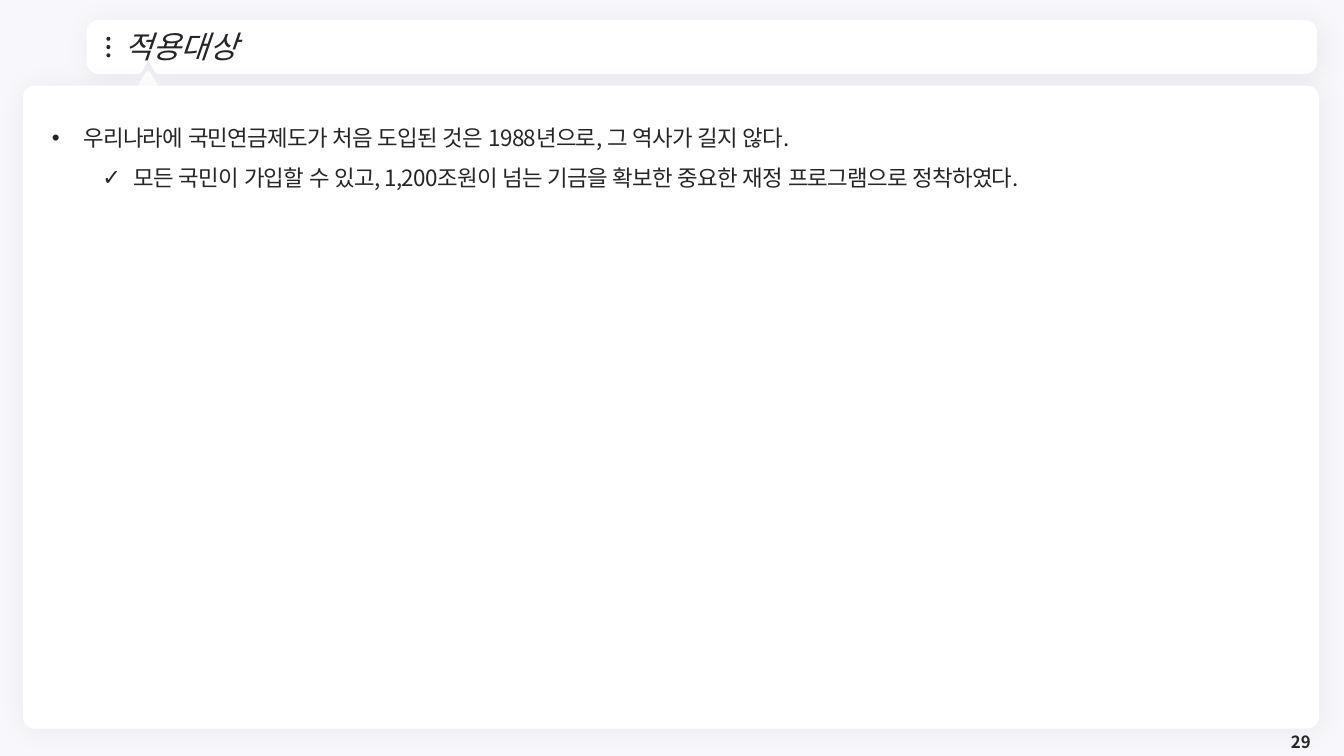
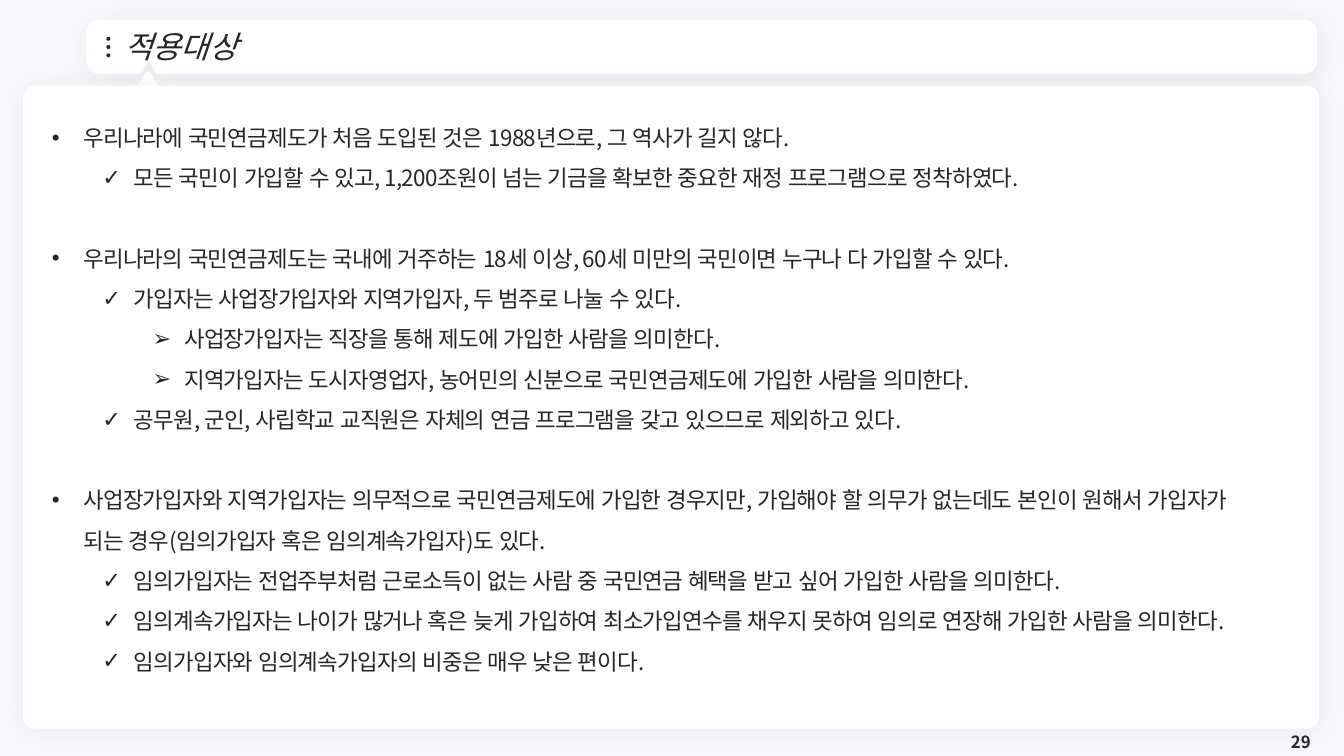
Before and after one commit to meandthey/Teaching, a slide deck: slide 29 of 재정학/01_Lectures/재정학_Chapter_10.pptx. Drawn at 1344x756 pixels with LibreOffice and Linux fonts; fonts in the diff are those of the drawing; background and template pictures are left out. Boxes give left, top, right and bottom in pixels: in the first picture for what was removed or moved away, otherwise in the second. Text is boxed around its words. In the diff, an @@ line names an element or a change of style, - is before the commit and + after.

```diff
--- a/재정학/01_Lectures/재정학_Chapter_10.pptx
+++ b/재정학/01_Lectures/재정학_Chapter_10.pptx
@@ text at <box>83,248,1227,672</box>: paragraphs added @@
+• 우리나라의 국민연금제도는 국내에 거주하는 18세 이상, 60세 미만의 국민이면 누구나 다 가입할 수 있다.
+  ✓ 가입자는 사업장가입자와 지역가입자, 두 범주로 나눌 수 있다.
+    ➢ 사업장가입자는 직장을 통해 제도에 가입한 사람을 의미한다.
+    ➢ 지역가입자는 도시자영업자, 농어민의 신분으로 국민연금제도에 가입한 사람을 의미한다.
+  ✓ 공무원, 군인, 사립학교 교직원은 자체의 연금 프로그램을 갖고 있으므로 제외하고 있다.
+• 사업장가입자와 지역가입자는 의무적으로 국민연금제도에 가입한 경우지만, 가입해야 할 의무가 없는데도 본인이 원해서 가입자가 되는 경우(임의가입자 혹은 임의계속가입자)도 있다.
+  ✓ 임의가입자는 전업주부처럼 근로소득이 없는 사람 중 국민연금 혜택을 받고 싶어 가입한 사람을 의미한다.
+  ✓ 임의계속가입자는 나이가 많거나 혹은 늦게 가입하여 최소가입연수를 채우지 못하여 임의로 연장해 가입한 사람을 의미한다.
+  ✓ 임의가입자와 임의계속가입자의 비중은 매우 낮은 편이다.
```
Also in this commit, not shown: 3 slides added, 2 other files.
